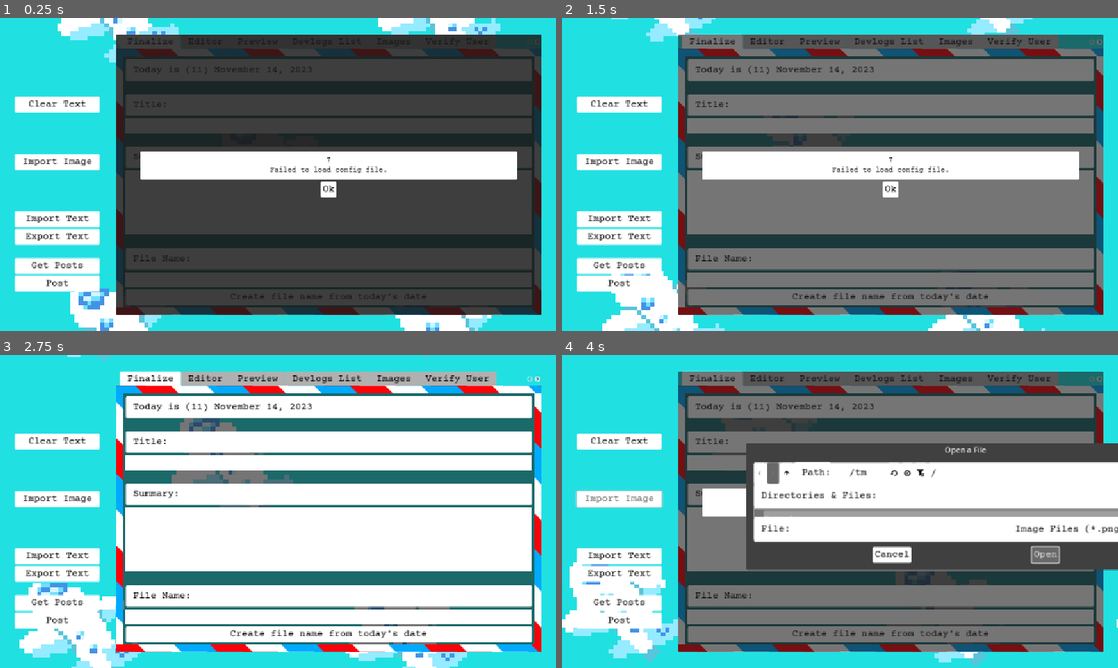
Above: before the commit, frames 1-4 (two rows, left to right).
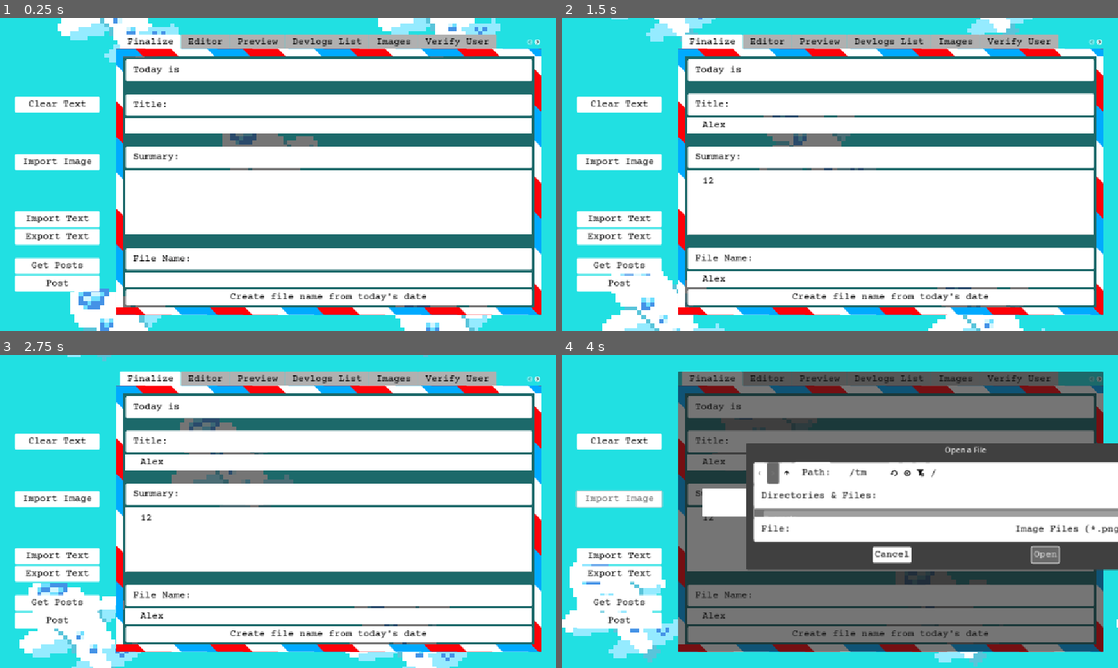
Above: after the commit, the same moments.

Repository: jennyton88/devlogs-maker
Game: Godot game, scene res://scenes/devlogs.tscn
Same seed, same stepped clock (60 frames per second), same inputs: the game is played once before the commit and once after it.
Inputs (mouse positions are in pixels of both pictures, inside the frame that each line leads up to):
- Up to frame 1 (0.25 s): no input
- Up to frame 2 (1.5 s): click (890, 124) at 0.52 s; type "Alex" at 0.6 s; click (890, 202) at 0.75 s; type "12" at 0.83 s; click (890, 280) at 0.98 s; type "Alex" at 1.07 s; click (890, 190) at 1.25 s, where only the run before the commit has a clickable "Ok"
- Up to frame 3 (2.75 s): click (328, 527) at 2 s, where only the run before the commit has a clickable "Ok"
- Up to frame 4 (4 s): click "Clear Text" at 2.75 s; click "Import Image" at 3.5 s

The runs differ from the first frame. In frame 1, 63% of the frame differs, in the area x 20-98%, y 5-95%; in frame 2, 63%; in frame 3, 2.1%; in frame 4, 1.5%.
Error after the commit: Invalid call. Nonexistent function 'startup' in base 'MarginContainer (images.gd)'. (res://scripts/devlogs.gd:34)

Commit message:
connect signals to images for startup

Diff:
--- a/scripts/devlogs.gd
+++ b/scripts/devlogs.gd
@@ -29,6 +29,9 @@
 
 	file_dialog.connect_startup.connect(_on_connect_startup);
 	file_dialog.startup();
+
+	images.connect_startup.connect(_on_connect_startup);
+	images.startup();
 
 	editor.startup(update_preview);
 	finalize.startup(_on_text_changed_preview, update_preview);
@@ -209,6 +212,8 @@
 			file_dialog.fill_in_details.connect(fill_in_details);
 			file_dialog.collected_img.connect(_on_collected_img);
 			file_dialog.create_notif_popup.connect(workspace_container.create_notif_popup);
+		"images":
+			images.create_notif_popup.connect(workspace_container.create_notif_popup);
 		"verify_user":
 			verify_user.enable_buttons.connect(_on_enable_buttons);
 			verify_user.refresh_token_expired.connect(_on_token_expired.bind(true));
--- a/scripts/images.gd
+++ b/scripts/images.gd
@@ -1,4 +1,10 @@
 extends MarginContainer
+
+
+signal connect_startup();
+
+signal create_notif_popup(msg);
+
 
 @onready var img_list = $Scroll/VBox;
 
